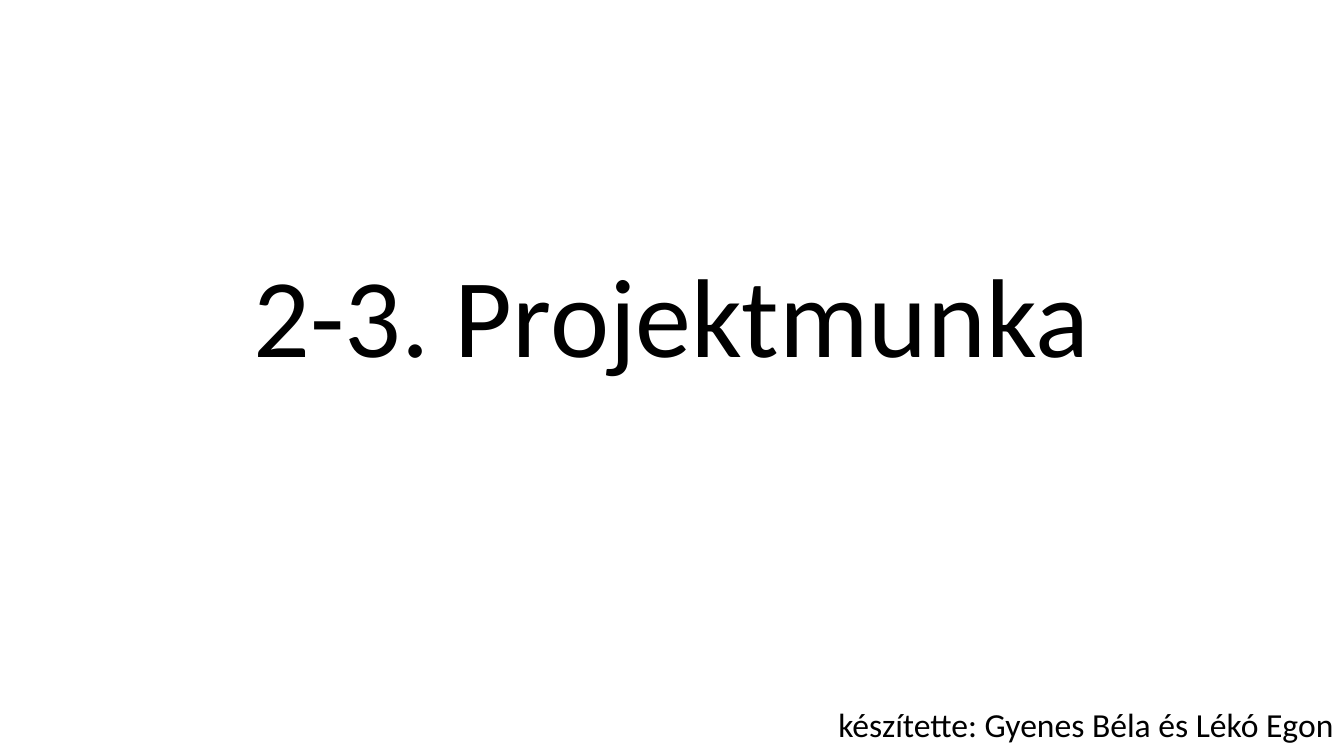
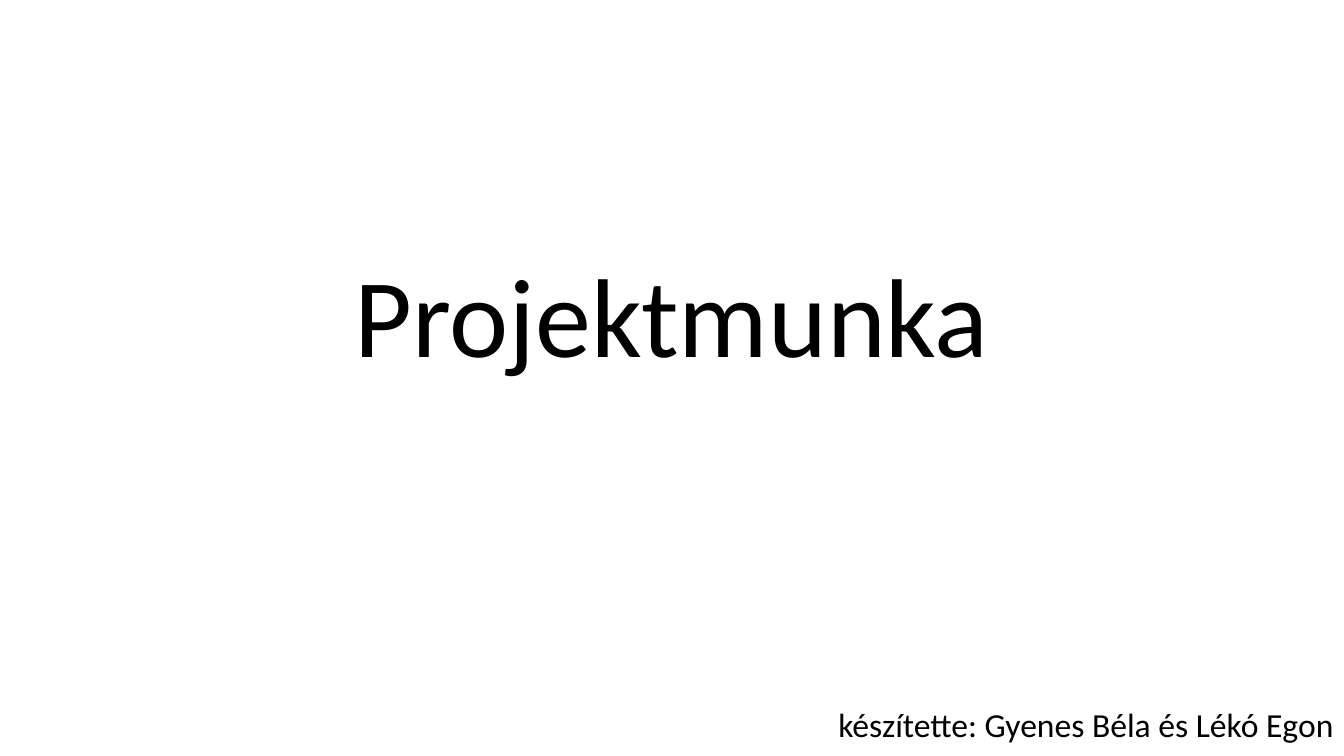
Before and after one commit to belain3d/halozatProjektek, a slide deck: slide 1 of PPT/2-3-Projektmunka.pptx. Drawn at 1344x756 pixels with LibreOffice and Linux fonts; fonts in the diff are those of the drawing. Boxes give left, top, right and bottom in pixels: in the first picture for what was removed or moved away, otherwise in the second. Text is boxed around its words. In the diff, an @@ line names an element or a change of style, - is before the commit and + after.

```diff
--- a/PPT/2-3-Projektmunka.pptx
+++ b/PPT/2-3-Projektmunka.pptx
@@ title at (355, 279, 989, 377): text changed @@
-2-3. Projektmunka
+Projektmunka
```
Also in this commit, not shown: 1 slide added, 1 slide removed, 1 other file.
